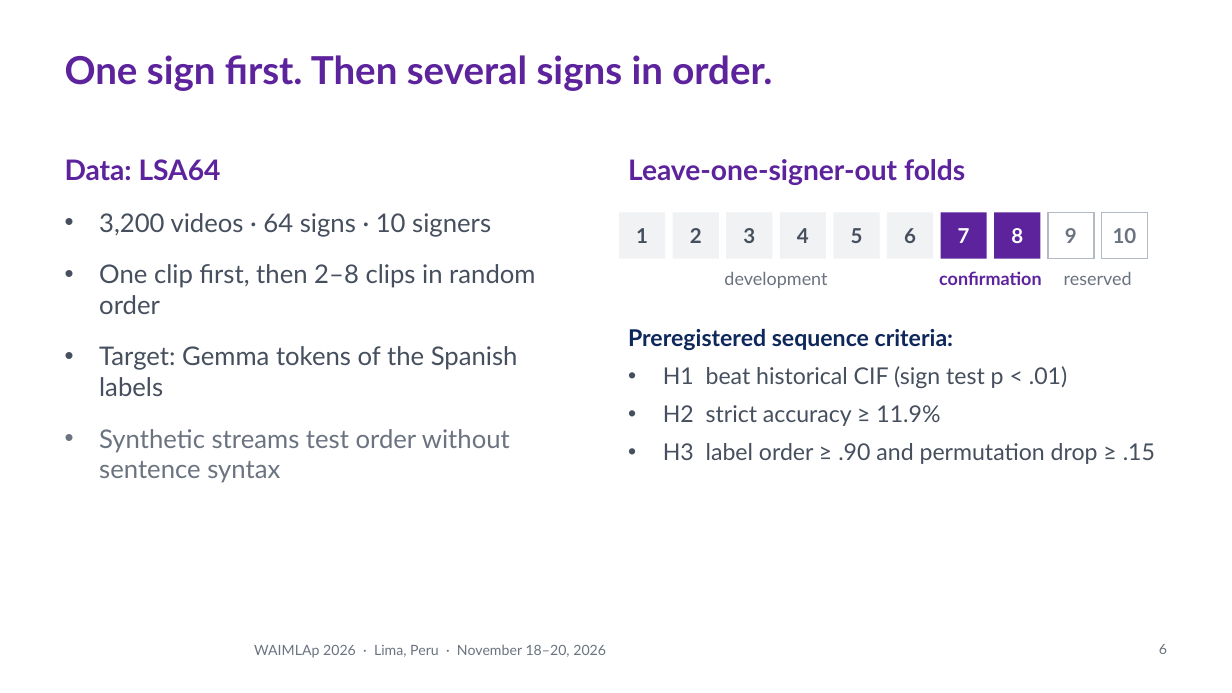
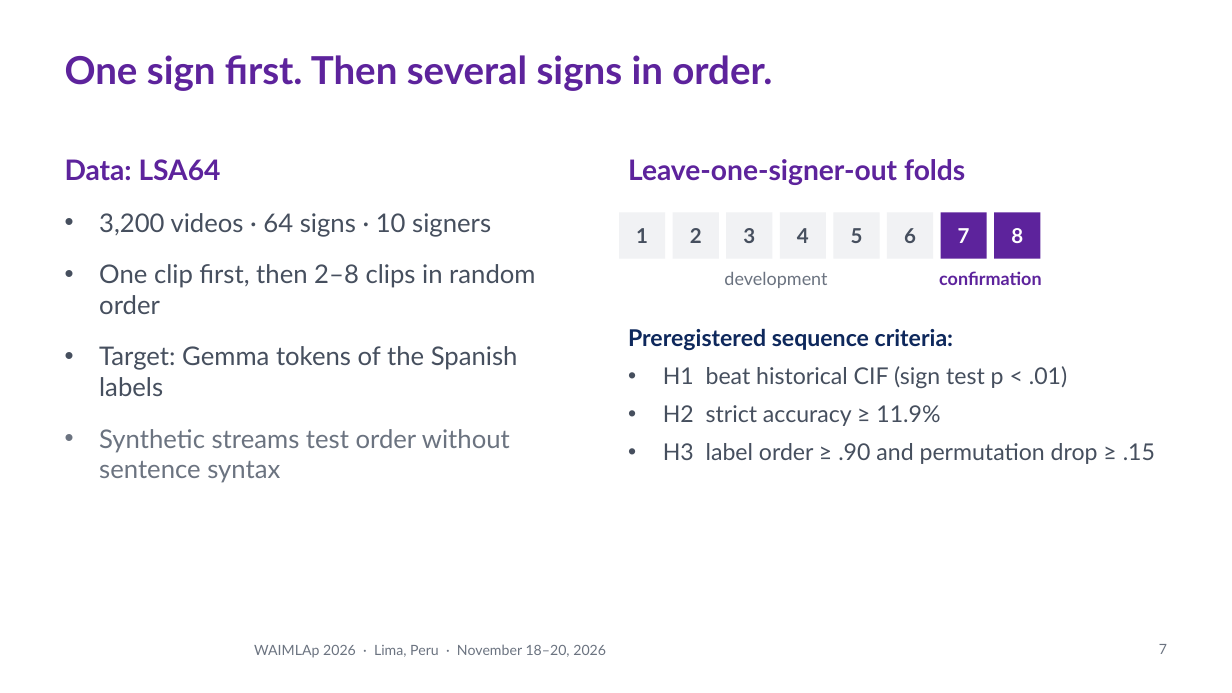
Before and after one commit to Percep3/Imitator, a slide deck: slide 7 of presentation/waimlap2026/imitator_waimlap2026.pptx (slide 6 before the commit). Drawn at 1232x693 pixels with LibreOffice and Linux fonts; fonts in the diff are those of the drawing; background and template pictures are left out. Boxes give left, top, right and bottom in pixels: in the first picture for what was removed or moved away, otherwise in the second. Text is boxed around its words. In the diff, an @@ line names an element or a change of style, - is before the commit and + after.

```diff
--- a/presentation/waimlap2026/imitator_waimlap2026.pptx
+++ b/presentation/waimlap2026/imitator_waimlap2026.pptx
@@ rectangle removed at box(1048, 213, 1094, 259) @@
-9
@@ rectangle removed at box(1102, 213, 1148, 259) @@
-10
@@ text removed at box(1064, 272, 1132, 285) @@
-reserved
@@ page number at box(1159, 644, 1167, 654): text changed @@
-6
+7
```
Also in this commit, not shown: 1 slide added, 5 other files.
